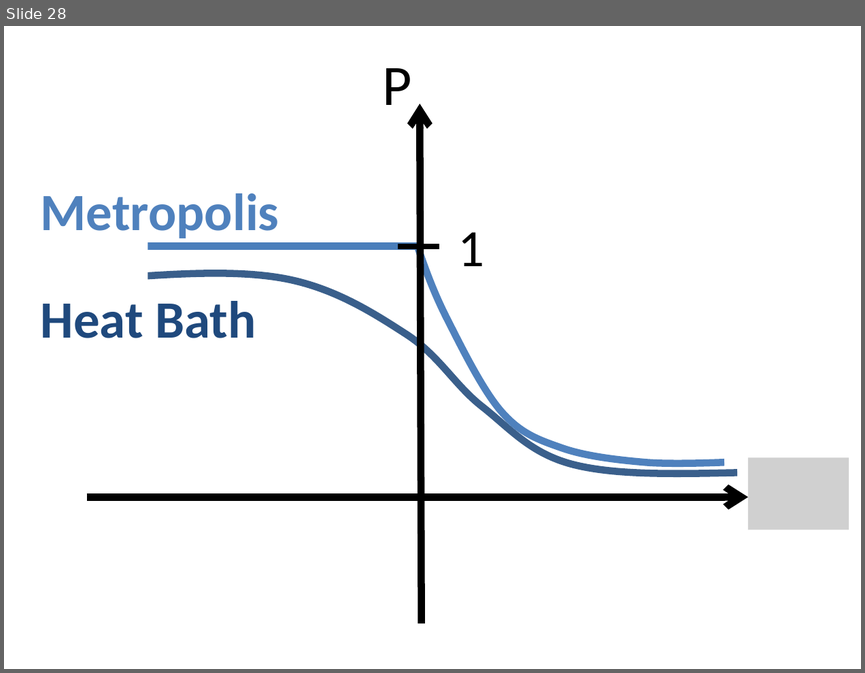
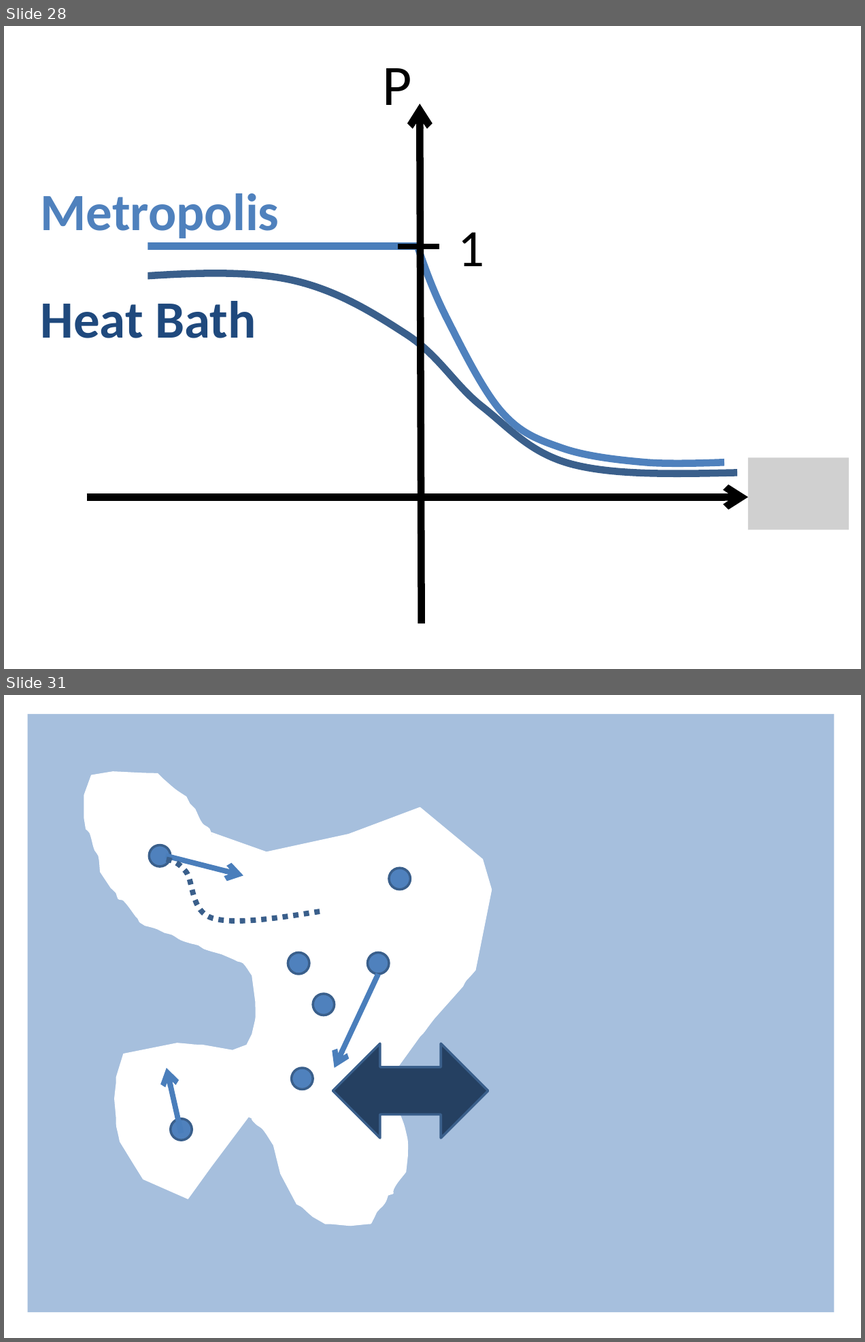
Before and after one commit to sophiahenckell/HIWI_Computersimulation, a slide deck: Bilder.pptx. Shown one above the other, each under a label of ours: slide 28 before the commit, slides 28 and 31 after it; the slides between them are not shown. The pictures are 865x673 and 865x1342 pixels, drawn with LibreOffice and Linux fonts; fonts in the diff are those of the drawing; grey boxes stand for pictures. Boxes give left, top, right and bottom in pixels: in the first picture for what was removed or moved away, otherwise in the second. Text is boxed around its words. In the diff, an @@ line names an element or a change of style, - is before the commit and + after.

```diff
--- a/Bilder.pptx
+++ b/Bilder.pptx
@@ slide 31 added at [4,695,861,1338], background #FFFFFF @@
@@ rectangle added at [28,714,834,1312], fill #4F81BD at 50% opacity @@
@@ freeform shape added at [84,772,492,1225], fill #FFFFFF, outline #FFFFFF 0.75 pt @@
@@ ellipse added at [149,845,170,866], fill #4F81BD, outline #3A5F8C 2 pt @@
@@ arrow added from (166, 856) to (243, 876), #4B7EBC 4.5 pt @@
@@ freeform shape added at [167,860,322,921], outline #3A5F8C 4.5 pt dashed @@
@@ ellipse added at [389,868,410,889], fill #4F81BD, outline #3A5F8C 2 pt @@
@@ ellipse added at [288,952,309,974], fill #4F81BD, outline #3A5F8C 2 pt @@
@@ ellipse added at [367,952,389,974], fill #4F81BD, outline #3A5F8C 2 pt @@
@@ arrow added from (379, 974) to (334, 1068), #4B7EBC 4.5 pt @@
@@ ellipse added at [313,993,334,1015], fill #4F81BD, outline #3A5F8C 2 pt @@
@@ left right arrow added at [333,1043,488,1137], fill #254061, outline #3A5F8C 2 pt @@
@@ arrow added from (181, 1133) to (167, 1068), #4B7EBC 4.5 pt @@
@@ ellipse added at [291,1068,313,1089], fill #4F81BD, outline #3A5F8C 2 pt @@
@@ ellipse added at [170,1118,192,1140], fill #4F81BD, outline #3A5F8C 2 pt @@
```
Also in this commit, not shown: 10 other slides added, 5 other files.
